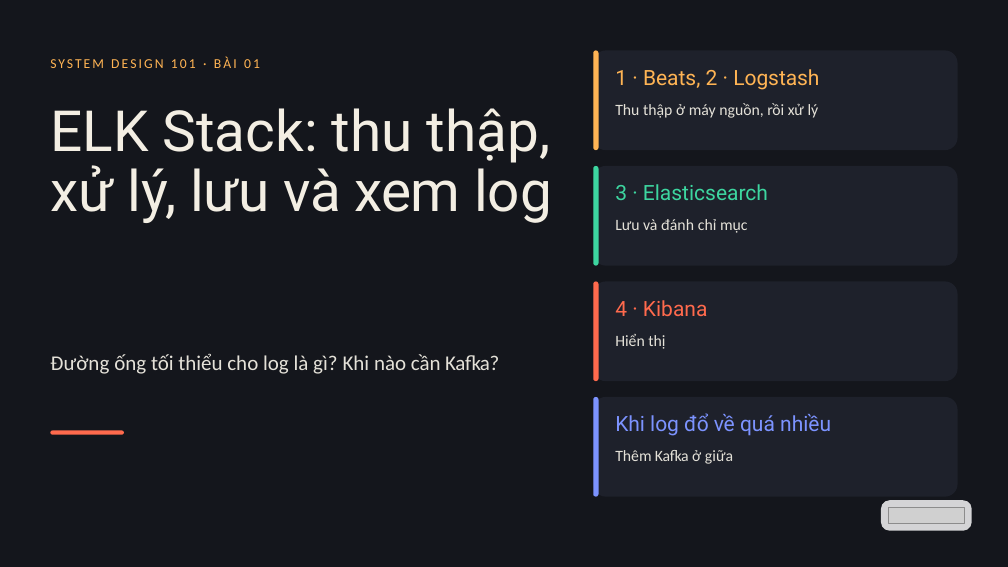
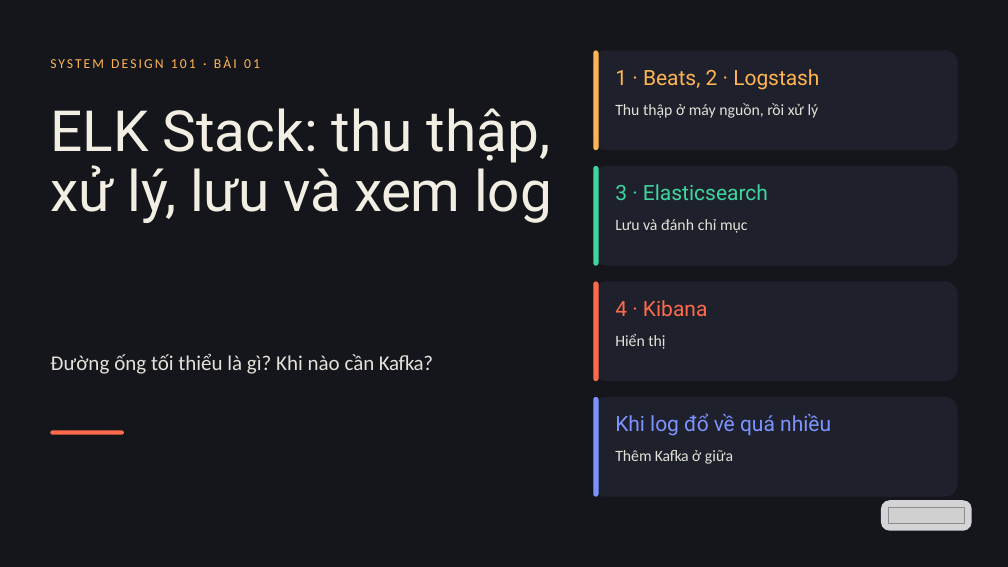
Before and after one commit to vohoailinh90/tool-marketing-studio, a slide deck: slide 1 of system-design-101/vi/lessons/sd-06-001/slides/sd-06-001.pptx. Drawn at 1008x567 pixels with LibreOffice and Linux fonts; fonts in the diff are those of the drawing; grey boxes stand for pictures. Boxes give left, top, right and bottom in pixels: in the first picture for what was removed or moved away, otherwise in the second. Text is boxed around its words. In the diff, an @@ line names an element or a change of style, - is before the commit and + after.

```diff
--- a/system-design-101/vi/lessons/sd-06-001/slides/sd-06-001.pptx
+++ b/system-design-101/vi/lessons/sd-06-001/slides/sd-06-001.pptx
@@ text at bbox=[50, 353, 433, 374]: text changed @@
-Đường ống tối thiểu cho log là gì? Khi nào cần Kafka?
+Đường ống tối thiểu là gì? Khi nào cần Kafka?
```
Also in this commit, not shown: 3 other slides changed, 3 other files.
